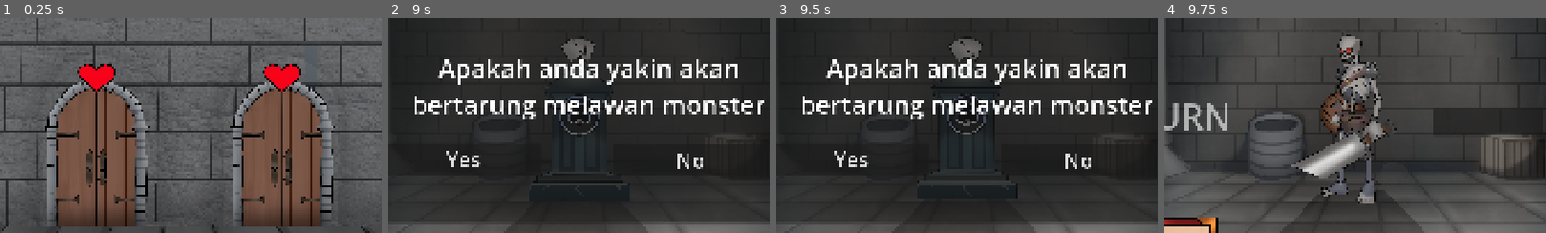
Above: before the commit, frames 1-4 (left to right).
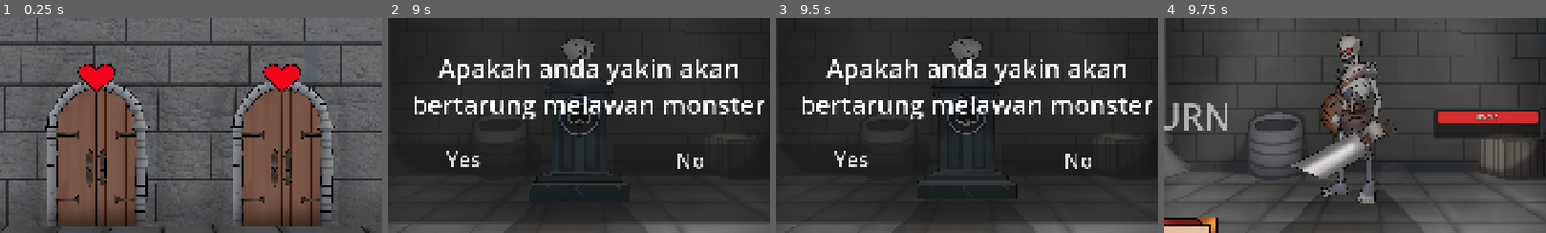
Above: after the commit, the same moments.

Repository: GanisAD/SCOUNDREL-COMPFEST-18-IGI
Game: Godot game, scene res://Scene/explore.tscn
Same seed, same stepped clock (60 frames per second), same inputs: the game is played once before the commit and once after it.
Inputs (mouse positions are % of the whole screen's width and height, from its top left):
- Up to frame 1 (0.25 s): no input
- Up to frame 2 (9 s): click "Next Floor" at 0.5 s; click "Next Floor" at 1.25 s; click "Next Floor" at 2 s; tap Enter at 2.75, 5.75, 8 s; drag from (3, 40) to (60, 28) at 2.77 s; click "Forfeit" at 3.5 s; tap Space at 4.25, 7.25, 8.75 s; drag from (28, 40) to (45, 70) at 4.27 s; click "Forfeit" at 5 s; move the mouse to (52, 40) at 5.77 s; press the mouse at (52, 40) at 5.78 s; release the mouse at (52, 40) at 6.5 s; click "Forfeit" at 6.5 s; drag from (76, 40) to (20, 35) at 7.27 s; move the mouse to (80, 65) at 8.02 s; press the mouse at (80, 65) at 8.03 s; release the mouse at (80, 65) at 8.75 s; drag from (50, 46) to (35, 25) at 8.77 s
- Up to frame 3 (9.5 s): no input
- Up to frame 4 (9.75 s): click "Yes" at 9.5 s
The pictures show only the part of the screen within x 25-75%, y 26-76%; the shares and areas given below are measured in that part.

Frames 1-3 are identical in both runs. In frame 4, 1.7% of the frame differs, in the area x 71-98%, y 43-57%.

Commit message:
Fix enemy skeleton HP bar and implement Slay the Spire-style block UI
- Generalize `hp_bar` in `stats_ui.gd` to `Range` to support both `ProgressBar` and `TextureProgressBar`
- Add support for numeric HP label and container-based block display in `stats_ui.gd`
- Replace untextured `TextureProgressBar` in `Skeleton.tscn` with a styled `ProgressBar` and centered HP text
- Add `BlockContainer` with shield icon to `Skeleton.tscn` that displays dynamically when block is greater than zero
- Link default stats in `Skeleton.tscn` directly to `Skeleton(1).tres`
- Fix `update_hud()` call signature in `enemy.gd` to zero arguments

Diff:
--- a/Scene/Components/Entity/Enemy/Skeleton.tscn
+++ b/Scene/Components/Entity/Enemy/Skeleton.tscn
@@ -1,7 +1,7 @@
 [gd_scene format=3 uid="uid://pfhymlbd8c6s"]
 
 [ext_resource type="Script" uid="uid://cb174yrmvit1" path="res://Script/Entity/Enemy/enemy.gd" id="1_ls6l5"]
-[ext_resource type="Script" uid="uid://dyhlscpnv4y2a" path="res://Script/Entity/Stats/EnemyStats.gd" id="2_kth1x"]
+[ext_resource type="Resource" uid="uid://bo7ypbto4afgd" path="res://Data/Stats/Enemy/Skeleton(1).tres" id="2_c1t02"]
 [ext_resource type="Texture2D" uid="uid://dj18h02vscxsy" path="res://Resources/Entity/Enemy/Skeleton-Sprites/1.png" id="3_p22j2"]
 [ext_resource type="Script" uid="uid://c5bwrfkctlenp" path="res://Script/UI/stats_ui.gd" id="4_ce4ot"]
 [ext_resource type="Texture2D" uid="uid://dkpd2rs46e4sw" path="res://Resources/Entity/Enemy/Skeleton-Sprites/2.png" id="4_hrtpn"]
@@ -21,10 +21,33 @@
 [ext_resource type="Resource" uid="uid://t17ikvgvlyfs" path="res://Script/Entity/Enemy/Intent/blockIntent.tres" id="10_m4gqk"]
 [ext_resource type="Texture2D" uid="uid://b721ihun0ufb4" path="res://Resources/Entity/Enemy/Skeleton-Sprites/9.png" id="11_lh0ra"]
 [ext_resource type="Resource" uid="uid://clkwesslalr20" path="res://Script/Entity/Enemy/Intent/strenghtIntent.tres" id="12_w2qd8"]
-
-[sub_resource type="Resource" id="Resource_ce4ot"]
-script = ExtResource("2_kth1x")
-metadata/_custom_type_script = "uid://dyhlscpnv4y2a"
+[ext_resource type="Texture2D" uid="uid://bqlowcrouifxj" path="res://Resources/Card/Icon/shield.png" id="13_shield"]
+
+[sub_resource type="StyleBoxFlat" id="StyleBoxFlat_stats_panel"]
+bg_color = Color(0.08, 0.08, 0.08, 0.7)
+border_width_left = 2
+border_width_top = 2
+border_width_right = 2
+border_width_bottom = 2
+border_color = Color(0.25, 0.25, 0.25, 0.8)
+corner_radius_top_left = 6
+corner_radius_top_right = 6
+corner_radius_bottom_right = 6
+corner_radius_bottom_left = 6
+
+[sub_resource type="StyleBoxFlat" id="StyleBoxFlat_hp_bg"]
+bg_color = Color(0.18, 0.18, 0.18, 0.85)
+corner_radius_top_left = 4
+corner_radius_top_right = 4
+corner_radius_bottom_right = 4
+corner_radius_bottom_left = 4
+
+[sub_resource type="StyleBoxFlat" id="StyleBoxFlat_hp_fill"]
+bg_color = Color(0.82, 0.18, 0.18, 1)
+corner_radius_top_left = 4
+corner_radius_top_right = 4
+corner_radius_bottom_right = 4
+corner_radius_bottom_left = 4
 
 [sub_resource type="RectangleShape2D" id="RectangleShape2D_xg0st"]
 size = Vector2(13.932101, 24.969898)
@@ -76,7 +99,7 @@
 collision_layer = 4
 collision_mask = 0
 script = ExtResource("1_ls6l5")
-stats = SubResource("Resource_ce4ot")
+stats = ExtResource("2_c1t02")
 
 [node name="CollisionShape2D" type="CollisionShape2D" parent="." unique_id=1865966253]
 position = Vector2(3.9999962, 48.499996)
@@ -116,23 +139,58 @@
 offset_left = 213.0
 offset_top = 33.0
 offset_right = 487.0
-offset_bottom = 102.0
+offset_bottom = 110.0
+theme_override_styles/panel = SubResource("StyleBoxFlat_stats_panel")
 script = ExtResource("4_ce4ot")
 
-[node name="HPBar" type="TextureProgressBar" parent="StatsUI" unique_id=51640980]
+[node name="HPBar" type="ProgressBar" parent="StatsUI" unique_id=51640980]
 layout_mode = 0
 offset_left = 12.0
-offset_top = 9.0
-offset_right = 56.0
+offset_top = 10.0
+offset_right = 262.0
 offset_bottom = 36.0
-
-[node name="BlockLabel" type="Label" parent="StatsUI" unique_id=698211035]
+theme_override_styles/background = SubResource("StyleBoxFlat_hp_bg")
+theme_override_styles/fill = SubResource("StyleBoxFlat_hp_fill")
+value = 50.0
+show_percentage = false
+
+[node name="HPLabel" type="Label" parent="StatsUI/HPBar" unique_id=1896388731]
+layout_mode = 1
+anchors_preset = 15
+anchor_right = 1.0
+anchor_bottom = 1.0
+grow_horizontal = 2
+grow_vertical = 2
+theme_override_colors/font_outline_color = Color(0, 0, 0, 1)
+theme_override_constants/outline_size = 4
+theme_override_font_sizes/font_size = 16
+text = "50 / 50"
+horizontal_alignment = 1
+vertical_alignment = 1
+
+[node name="BlockContainer" type="HBoxContainer" parent="StatsUI" unique_id=698211035]
+visible = false
 layout_mode = 0
-offset_left = 9.0
-offset_top = 34.0
-offset_right = 73.0
-offset_bottom = 57.0
-text = "Block : 0"
+offset_left = 12.0
+offset_top = 40.0
+offset_right = 262.0
+offset_bottom = 68.0
+theme_override_constants/separation = 6
+
+[node name="Icon" type="TextureRect" parent="StatsUI/BlockContainer" unique_id=172839401]
+custom_minimum_size = Vector2(24, 24)
+layout_mode = 2
+texture = ExtResource("13_shield")
+expand_mode = 1
+stretch_mode = 5
+
+[node name="BlockLabel" type="Label" parent="StatsUI/BlockContainer" unique_id=172839402]
+layout_mode = 2
+theme_override_colors/font_outline_color = Color(0, 0, 0, 1)
+theme_override_constants/outline_size = 3
+theme_override_font_sizes/font_size = 18
+text = "0"
+vertical_alignment = 1
 
 [node name="EnemyActionPicker" type="Node" parent="." unique_id=967924178]
 script = ExtResource("5_ayxb1")
--- a/Script/Entity/Enemy/enemy.gd
+++ b/Script/Entity/Enemy/enemy.gd
@@ -48,7 +48,7 @@
 		if sprite and stats.art:
 			sprite.texture = stats.art
 		if stats_ui:
-			stats_ui.update_hud(stats)
+			stats_ui.update_hud()
 
 # [MODIFIKASI] Dipanggil otomatis saat sinyal stats_changed aktif
 func _on_stats_changed() -> void:
--- a/Script/UI/stats_ui.gd
+++ b/Script/UI/stats_ui.gd
@@ -3,8 +3,12 @@
 
 var stats: Stats : set = set_stats
 
-@onready var hp_bar: TextureProgressBar = $HPBar
-@onready var block_label: Label = $BlockLabel
+@export var hide_block_when_zero: bool = true
+
+@onready var hp_bar: Range = $HPBar
+@onready var hp_label: Label = get_node_or_null("HPLabel") if has_node("HPLabel") else (get_node_or_null("HPBar/HPLabel") if has_node("HPBar/HPLabel") else null)
+@onready var block_container: Control = get_node_or_null("BlockContainer")
+@onready var block_label: Label = get_node_or_null("BlockContainer/BlockLabel") if has_node("BlockContainer/BlockLabel") else get_node_or_null("BlockLabel")
 
 func _ready() -> void:
 	# Memastikan UI diperbarui begitu node siap di Scene Tree
@@ -26,14 +30,26 @@
 	if not stats or not is_node_ready():
 		return
 
-	hp_bar.max_value = stats.max_health
-	hp_bar.value = stats.health
+	if hp_bar:
+		hp_bar.max_value = stats.max_health
+		hp_bar.value = stats.health
 
-	if stats.block > 0:
-		block_label.text = "Block: %d" % stats.block
-		block_label.show()
-	else:
-		block_label.hide()
+	if hp_label:
+		hp_label.text = "%d / %d" % [stats.health, stats.max_health]
+
+	var has_block: bool = stats.block > 0
+	var should_show_block: bool = has_block or not hide_block_when_zero
+
+	if block_label:
+		if block_container and has_node("BlockContainer/Icon"):
+			block_label.text = "%d" % stats.block
+		else:
+			block_label.text = "Block: %d" % stats.block
+
+	if block_container:
+		block_container.visible = should_show_block
+	elif block_label:
+		block_label.visible = should_show_block
 
 	if has_node("ManaLabel") and "mana" in stats:
 		var mana_label = get_node("ManaLabel") as Label
